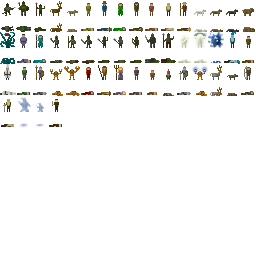
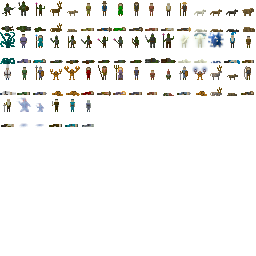
Two versions of the same layered image (256×256). Layer-by-layer changes:
painted on "Background" over bbox(65, 99, 94, 127)
